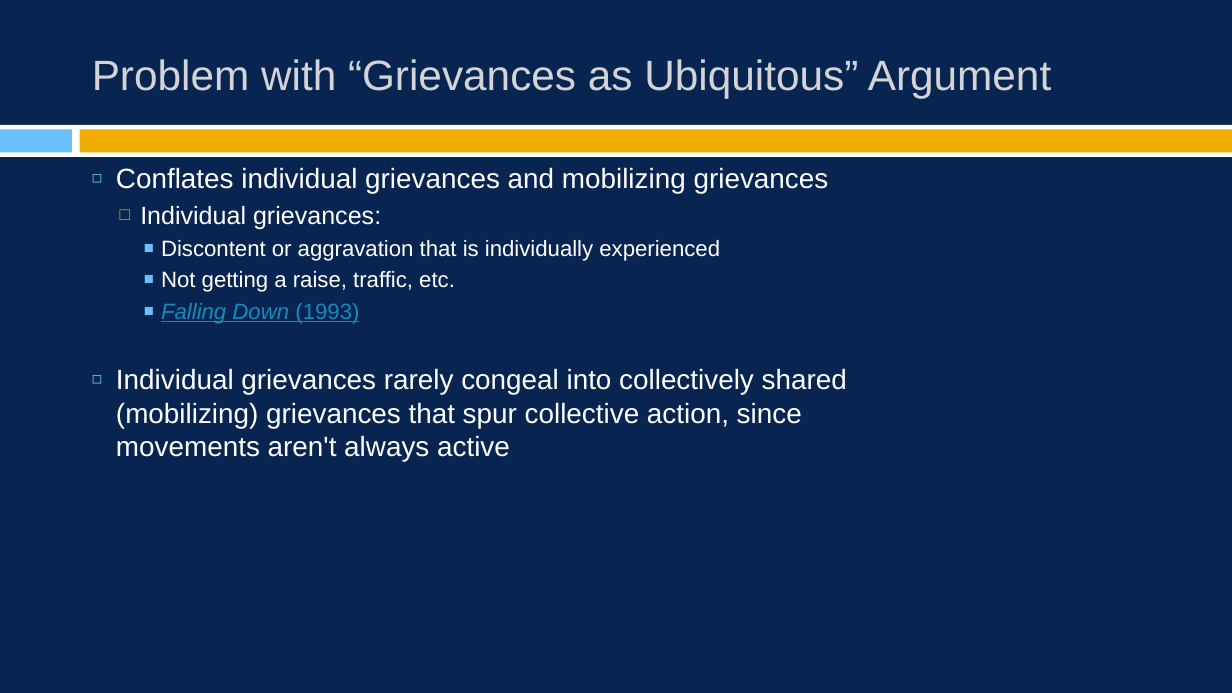
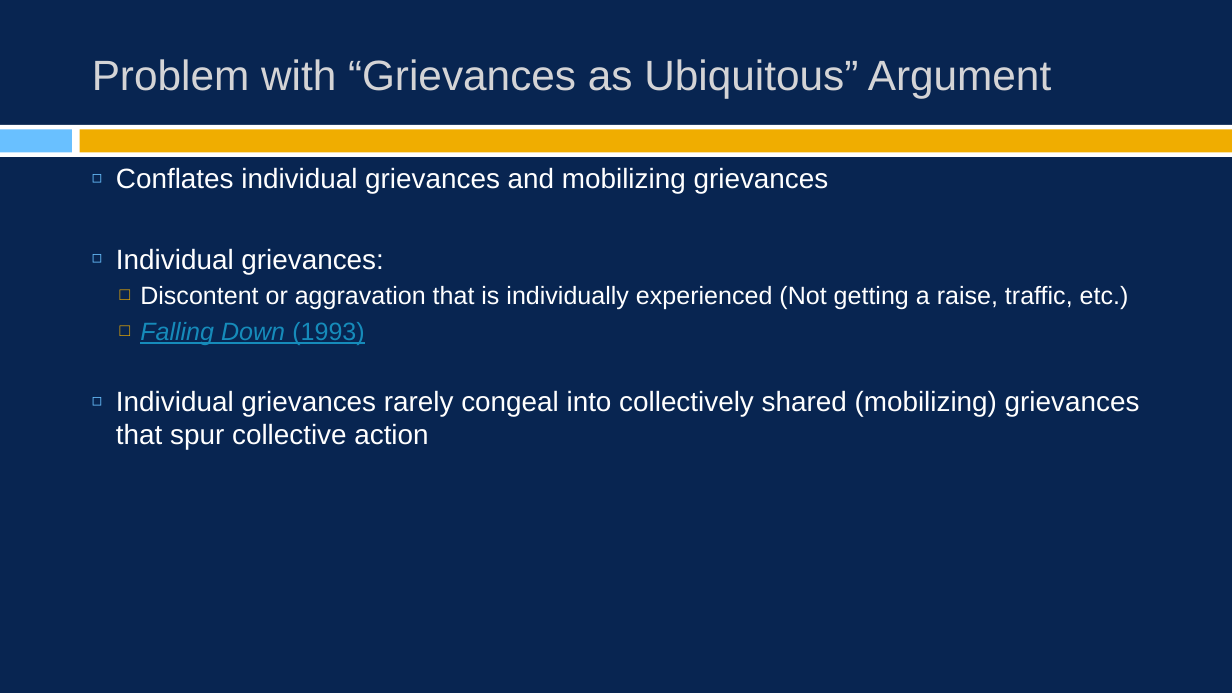
Before and after one commit to burrelvannjr/movements_csuf, a slide deck: slide 8 of ppts/notes/ch_2.pptx (slide 6 before the commit). Drawn at 1232x693 pixels with LibreOffice and Linux fonts; fonts in the diff are those of the drawing. Boxes give left, top, right and bottom in pixels: in the first picture for what was removed or moved away, otherwise in the second. Text is boxed around its words. In the diff, an @@ line names an element or a change of style, - is before the commit and + after.

```diff
--- a/ppts/notes/ch_2.pptx
+++ b/ppts/notes/ch_2.pptx
@@ text at [116,248,383,345]: size 19.5 to 21.8 pt in "Individual grievances:"; size 17.2 to 19.5 pt in "Falling Down (1993)"; bullet □ to ◻; list level 2 to 1 in "Individual grievances:"; bullet colour #F0AD00 to #69C0FF; bullet ■ to □; list level 3 to 2 in "Falling Down (1993)"; bullet colour #69C0FF to #F0AD00 @@
@@ text at [140,286,1129,310]: text changed; size 17.2 to 19.5 pt @@
-    ■ Discontent or aggravation that is individually experienced
-    ■ Not getting a raise, traffic, etc.
+  □ Discontent or aggravation that is individually experienced (Not getting a raise, traffic, etc.)
@@ text at [116,390,1140,450]: text changed @@
-◻ Individual grievances rarely congeal into collectively shared (mobilizing) grievances that spur collective action, since movements aren't always active
+◻ Individual grievances rarely congeal into collectively shared (mobilizing) grievances that spur collective action
```
Also in this commit, not shown: 22 other slides changed, 7 slides added, 5 other files.
